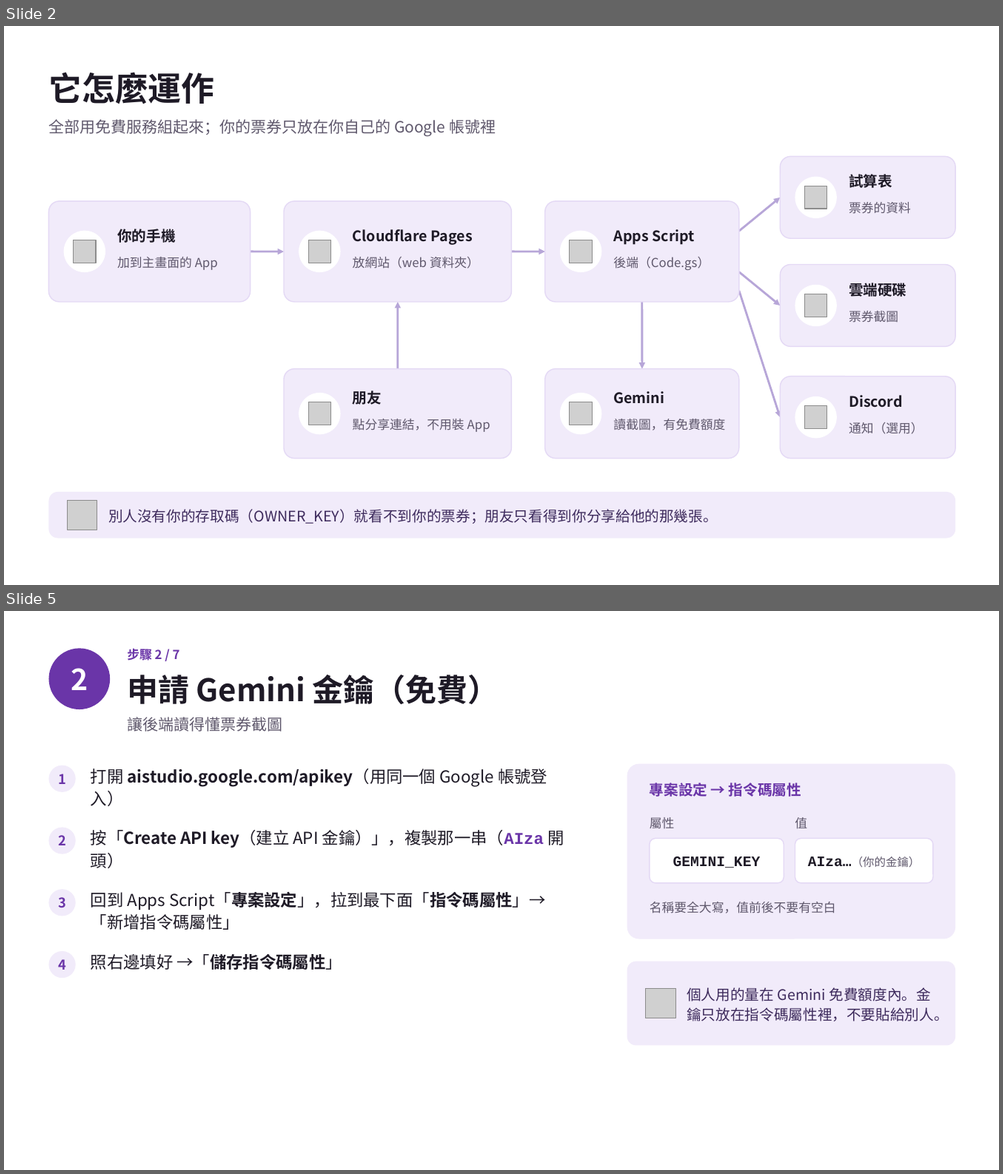
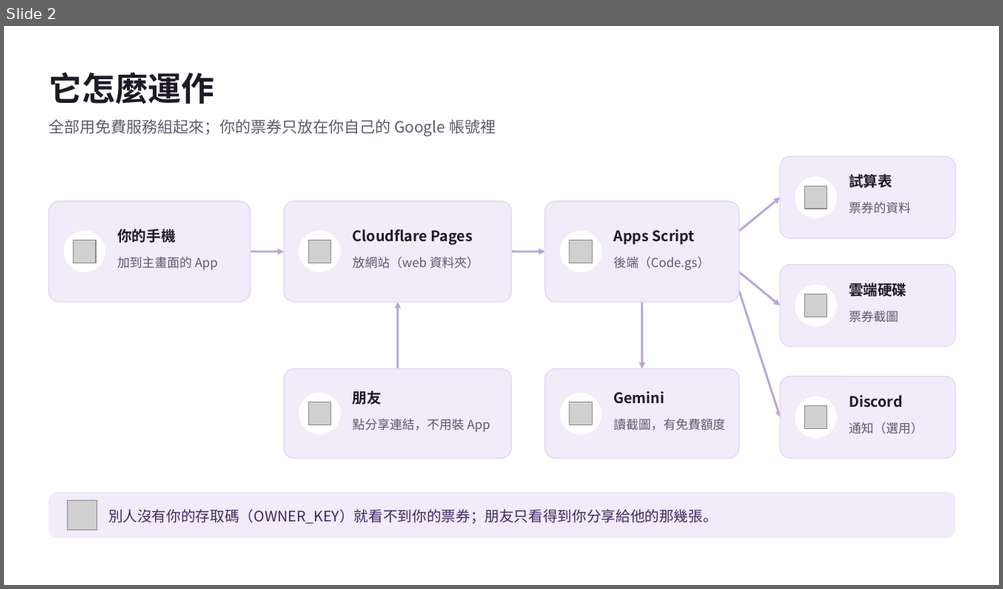
Before and after one commit to ktt823/ticket-wallet-kit, a slide deck: 票券-自己架一套/安裝說明.pptx. Shown one above the other, each under a label of ours: slides 2 and 5 before the commit, slide 2 after it; the slides between them are not shown. The pictures are 1003x1174 and 1003x589 pixels, drawn with LibreOffice and Linux fonts; fonts in the diff are those of the drawing; grey boxes stand for pictures. Boxes give left, top, right and bottom in pixels: in the first picture for what was removed or moved away, otherwise in the second. Text is boxed around its words. In the diff, an @@ line names an element or a change of style, - is before the commit and + after.

```diff
--- a/票券-自己架一套/安裝說明.pptx
+++ b/票券-自己架一套/安裝說明.pptx
@@ slide 5 removed at <box>4,611,999,1170</box>, background #FFFFFF @@
@@ ellipse removed at <box>48,648,110,709</box> @@
@@ text removed at <box>127,649,180,661</box> @@
-步驟 2 / 7
@@ text removed at <box>71,668,88,690</box> @@
-2
@@ text removed at <box>127,675,499,704</box> @@
-申請 Gemini 金鑰（免費）
@@ text removed at <box>127,717,282,732</box> @@
-讓後端讀得懂票券截圖
@@ ellipse removed at <box>48,766,76,792</box> @@
@@ rounded rectangle removed at <box>627,764,956,940</box> @@
@@ text removed at <box>58,774,66,784</box> @@
-1
@@ text removed at <box>91,769,547,806</box> @@
-打開 aistudio.google.com/apikey（用同一個 Google 帳號登入）
@@ text removed at <box>649,783,801,797</box> @@
-專案設定 → 指令碼屬性
@@ ellipse removed at <box>48,827,76,854</box> @@
@@ text removed at <box>91,830,563,869</box> @@
-按「Create API key（建立 API 金鑰）」，複製那一串（AIza 開頭）
@@ text removed at <box>649,817,674,829</box> @@
-屬性
@@ text removed at <box>794,817,807,829</box> @@
-值
@@ text removed at <box>58,835,66,846</box> @@
-2
@@ rounded rectangle removed at <box>649,839,784,883</box> @@
@@ rounded rectangle removed at <box>795,839,933,883</box> @@
@@ text removed at <box>673,857,760,868</box> @@
-GEMINI_KEY
@@ text removed at <box>808,857,920,868</box> @@
-AIza…（你的金鑰）
@@ ellipse removed at <box>48,889,76,916</box> @@
@@ text removed at <box>58,897,66,908</box> @@
-3
@@ text removed at <box>91,892,545,930</box> @@
-回到 Apps Script「專案設定」，拉到最下面「指令碼屬性」→「新增指令碼屬性」
@@ text removed at <box>649,902,836,914</box> @@
-名稱要全大寫，值前後不要有空白
@@ ellipse removed at <box>48,951,76,978</box> @@
@@ text removed at <box>58,960,66,970</box> @@
-4
@@ text removed at <box>91,954,342,970</box> @@
-照右邊填好 →「儲存指令碼屬性」
@@ rounded rectangle removed at <box>627,962,956,1046</box> @@
@@ text removed at <box>686,988,948,1022</box> @@
-個人用的量在 Gemini 免費額度內。金鑰只放在指令碼屬性裡，不要貼給別人。
@@ picture removed at <box>646,988,675,1019</box> @@
```
Also in this commit, not shown: 11 slides changed, 1 other slide removed, 8 other files.
